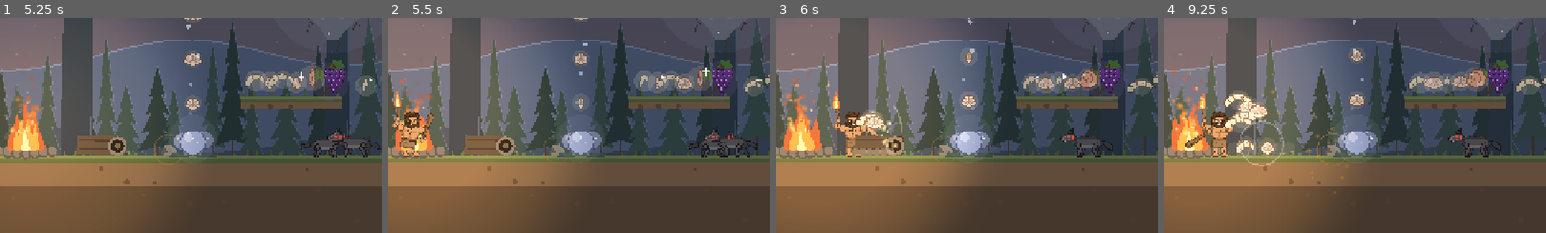
Above: before the commit, frames 1-4 (left to right).
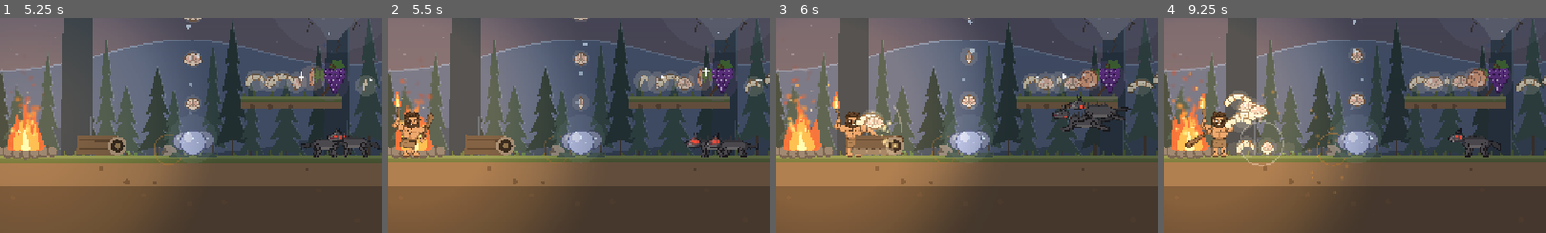
Above: after the commit, the same moments.

Repository: Jawad-Mufti/caveman-chronicles
Game: Godot game, scene res://level2/level2.tscn
The game is run twice, just before and just after one commit, with the same random seed, the same clock (stepped at 60 frames per second) and the same inputs.
Inputs (mouse positions are % of the whole screen's width and height, from its top left):
- Up to frame 1 (5.25 s): tap Enter at 0.5, 0.6, 3.5 s; move the mouse to (72, 45) at 0.52 s; hold Right 0.53-1.25 s; click (72, 45) at 0.67 s; tap Space at 0.77, 1.07, 3.77, 4.07 s; drag from (30, 55) to (98, 59) at 1.27 s; move the mouse to (60, 28) at 2.02 s; hold Left 2.03-2.75 s; hold J 2.03-2.75 s; drag from (45, 70) to (80, 54) at 2.77 s; move the mouse to (80, 65) at 3.52 s; hold Right 3.53-4.25 s; hold K 3.53-4.25 s; drag from (20, 35) to (59, 81) at 4.27 s; move the mouse to (55, 50) at 5.02 s; hold Right from 5.03 s (still down); hold H from 5.03 s (still down); click (55, 50) at 5.17 s
- Up to frame 2 (5.5 s): keep holding Right; keep holding H
- Up to frame 3 (6 s): release Right at 5.75 s; release H at 5.75 s; drag from (35, 25) to (80, 54) at 5.77 s
- Up to frame 4 (9.25 s): move the mouse to (72, 45) at 6.52 s; hold Left 6.53-7.25 s; tap Q at 6.6 s; tap Space at 6.77, 7.07 s; drag from (30, 55) to (78, 79) at 7.27 s; move the mouse to (60, 28) at 8.02 s; hold Right 8.03-8.75 s; tap Enter at 8.1 s; drag from (45, 70) to (94, 64) at 8.77 s
The pictures show only the part of the screen within x 37-87%, y 39-89%; the shares and areas given below are measured in that part.

Frame 1 is identical in both runs. In frame 2, 0.8% of the frame differs, in the area x 77-97%, y 50-65%; in frame 3, 1.7%, in the area x 72-93%, y 35-65%; in frame 4, less than 0.1%.

Commit message:
Wolves: charge on sight, hold their ground, and chase him when he runs
- A wolf that sees him crouches briefly (the tell) and leaps at once
- It no longer backs off as he comes on; it stands and leaps again,
  with shorter cooldowns and two of a pack able to come close together
- Faster than he runs, it gives chase when he turns his back, and aims
  its leap where he will land
- The torch turns a leap only when held toward it: fleeing, he gets bitten

Diff:
--- a/level2/night_beasts.gd
+++ b/level2/night_beasts.gd
@@ -5,28 +5,30 @@
 
 
 class Wolf extends Critter:
-	## A pack hunter that obeys the light.
+	## A pack hunter that respects the light — but doesn't run from it.
 	##
-	## It paces just outside whatever light surrounds him and never walks into
-	## it. Every few seconds one wolf of the pack tests him: it crouches (eyes
-	## flare — the tell), then leaps. What happens when it arrives depends on
-	## how strong the light is around him at that moment:
-	##   torch at half or more, or beside a bonfire -> it yelps and recoils,
-	##       stunned for a beat: the moment to club it
-	##   torch below half -> the leap lands and bites
-	##   torch out and no fire near -> the pack stops testing and comes in
-	## So the torch is a defence that decays, not a force field — and hitting
-	## a wolf as it recoils is how the level teaches the sabre-tooth.
+	## The moment it sees him it charges: a short crouch (eyes flare — the
+	## tell), then the leap, aimed where he'll be when it lands. It doesn't back
+	## off as he comes on; it stands its ground and goes for him again and again,
+	## and two of a pack can come close together. What happens when a leap
+	## arrives depends on the light, and on which way he faces:
+	##   a strong light (torch at half or more, or a bonfire) held TOWARD it
+	##       -> it yelps and recoils, stunned for a beat: the moment to club it
+	##   his back to it, or the torch below half -> the leap lands and bites
+	##   torch out and no fire near -> the whole pack comes in
+	## It runs faster than he does, and if he turns to flee it gives chase. So
+	## the way through a pack is to face it and fight — and hitting a wolf as
+	## it recoils is how the level teaches the sabre-tooth.
 
 	## Only one wolf tests him at a time; shared across the whole pack.
 	static var _last_lunge_ms := -100000
 
 	const GRAV := 1720.0
-	const WALK := 165.0
+	const WALK := 230.0
 	const RETREAT := 340.0
-	const HUNT := 250.0
+	const HUNT := 310.0       ## faster than he runs: he can't simply outrun the pack
 	const PATROL := 72.0
-	const NOTICE := 460.0     ## he is noticed inside this, if he is on roughly its level
+	const NOTICE := 560.0     ## he is noticed inside this, if he is on roughly its level
 	const FORGET := 820.0     ## and forgotten again past this
 	const SIZE := 0.8         ## drawn at 0.8 of its design size
 
@@ -183,7 +185,7 @@
 	func _on_hit(from_dir: int) -> void:
 		position.x = clampf(position.x + from_dir * 16.0, left_x, right_x)
 		if hp > 0 and state != "recoil":
-			if randf() < 0.5:
+			if randf() < 0.75:
 				# it snaps straight back at him
 				state = "crouch"
 				timer = 0.45
@@ -255,6 +257,11 @@
 				if absf(dx) < NOTICE and absf(player.global_position.y - floor_y) < 160.0:
 					state = "stalk"
 					slot_t = 0.0
+					# it charges the moment it sees him: a short crouch (the tell), then the leap
+					if _level() and player.invuln <= 0.0:
+						_last_lunge_ms = Time.get_ticks_msec()
+						state = "crouch"
+						timer = 0.26
 			"stalk":
 				_stalk(dx, delta)
 			"crouch":
@@ -306,26 +313,44 @@
 		if _shelter() <= 0.0 and _level() and absf(dx) < 700.0:
 			state = "hunt"
 			return
+		# he's turned his back to run: it gives chase, light or no light, and
+		# leaps from close behind — the torch only scares it off when it's held
+		# toward it
+		var facing_it := player.facing == (1 if position.x > player.global_position.x else -1)
+		if not facing_it and _level() and absf(dx) < 560.0:
+			_move_to(player.global_position.x - signf(dx) * 60.0, HUNT, delta, false)
+			dir = 1 if dx > 0.0 else -1
+			if lunge_cd <= 0.0 and absf(dx) < 300.0 and player.invuln <= 0.0 \
+					and Time.get_ticks_msec() - _last_lunge_ms > 600:
+				_last_lunge_ms = Time.get_ticks_msec()
+				state = "crouch"
+				timer = 0.2
+			return
 		var tx := _edge_target()
 		if _lit_at(position.x):
-			# caught in the light: get out of it, or cower if cornered
-			var before := position.x
-			_move_to(tx, RETREAT, delta, false)
-			if absf(position.x - before) < 0.5:
-				state = "cower"
-			return
-		# a dead band, so it holds its spot instead of twitching after every step he takes
-		if absf(tx - position.x) > 18.0:
+			# caught in his light: it doesn't back off any more — it stands its
+			# ground, snarling, and goes for him as soon as it can
+			dir = 1 if dx > 0.0 else -1
+			if lunge_cd <= 0.0 and _level() and absf(dx) < 560.0 and player.invuln <= 0.0 \
+					and Time.get_ticks_msec() - _last_lunge_ms > 600:
+				_last_lunge_ms = Time.get_ticks_msec()
+				state = "crouch"
+				timer = 0.26
+			return
+		# a dead band, so it holds its spot instead of twitching after every step
+		# he takes — and it only ever closes in: as he comes on, it stands its ground
+		var closer := signf(tx - position.x) == signf(dx)
+		if absf(tx - position.x) > 18.0 and closer:
 			_move_to(tx, WALK, delta, true)
 		if _moving < 60.0:
 			dir = 1 if dx > 0.0 else -1
 		var px := player.global_position.x
-		if lunge_cd <= 0.0 and _level() and absf(dx) < 560.0 and absf(position.x - tx) < 60.0 \
+		if lunge_cd <= 0.0 and _level() and absf(dx) < 560.0 \
 				and px > left_x - 40.0 and px < right_x + 40.0 \
-				and Time.get_ticks_msec() - _last_lunge_ms > 1300 and player.invuln <= 0.0:
+				and Time.get_ticks_msec() - _last_lunge_ms > 600 and player.invuln <= 0.0:
 			_last_lunge_ms = Time.get_ticks_msec()
 			state = "crouch"
-			timer = 0.38
+			timer = 0.26
 
 	## In the dark he is simply prey: close in, and leap from close range.
 	## No turn-taking here — the pack comes in together.
@@ -344,14 +369,15 @@
 			timer = 0.24
 
 	func _leap(dx: float) -> void:
-		var land := clampf(player.global_position.x, left_x, right_x)
+		# it aims where he'll be when it comes down, not where he is
+		var land := clampf(player.global_position.x + player.velocity.x * 0.42, left_x, right_x)
 		var d := clampf(land - position.x, -470.0, 470.0)
 		if absf(d) < 30.0:
 			d = 30.0 * signf(dx if dx != 0.0 else 1.0)
 		vel = Vector2(d / 0.42, -430.0)
 		state = "lunge"
 		resolved = false
-		lunge_cd = randf_range(1.1, 1.8) if frenzy else (randf_range(0.8, 1.4) if _shelter() <= 0.0 else randf_range(2.2, 3.8))
+		lunge_cd = randf_range(1.1, 1.8) if frenzy else (randf_range(0.8, 1.4) if _shelter() <= 0.0 else randf_range(0.9, 1.6))
 
 	func _fly(delta: float) -> void:
 		vel.y += GRAV * delta
@@ -361,8 +387,10 @@
 			var ddy := absf((player.global_position.y - 30.0) - (position.y - 18.0))
 			if ddx < 58.0 and ddy < 70.0:
 				resolved = true
-				# only a strong light turns it now — and a frenzied one, nothing
-				if not frenzy and _shelter() >= 0.75:
+				# only a strong light HELD TOWARD it turns it now: running away, his
+				# back is to it and the bite lands. A frenzied one, nothing turns.
+				var facing_it := player.facing == (1 if position.x > player.global_position.x else -1)
+				if not frenzy and _shelter() >= 0.75 and facing_it:
 					_yelp()
 					return
 		if position.y >= floor_y and vel.y > 0.0:
